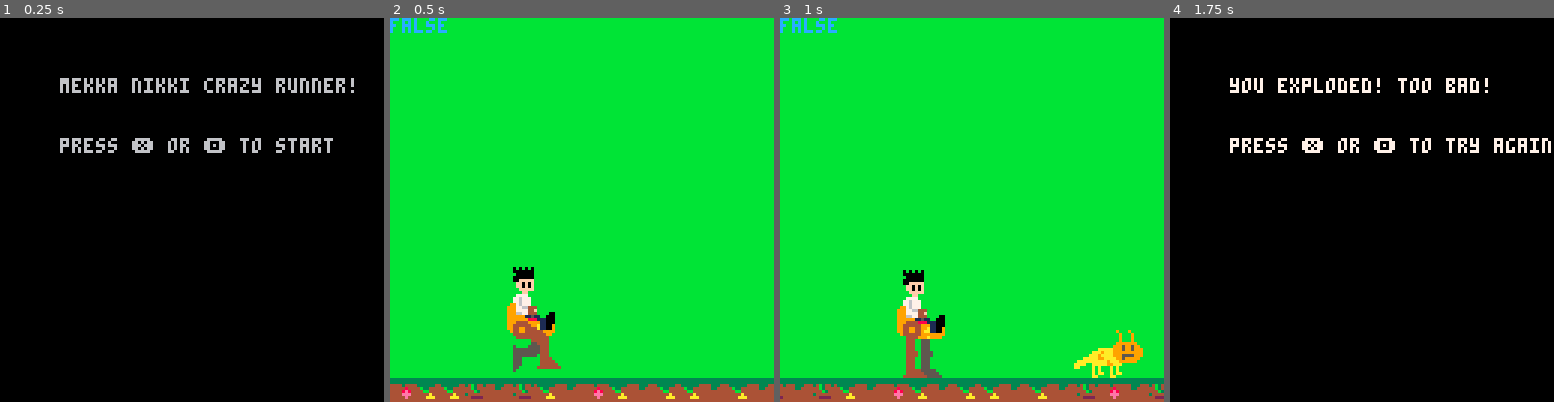
Above: before the commit, frames 1-4 (left to right).
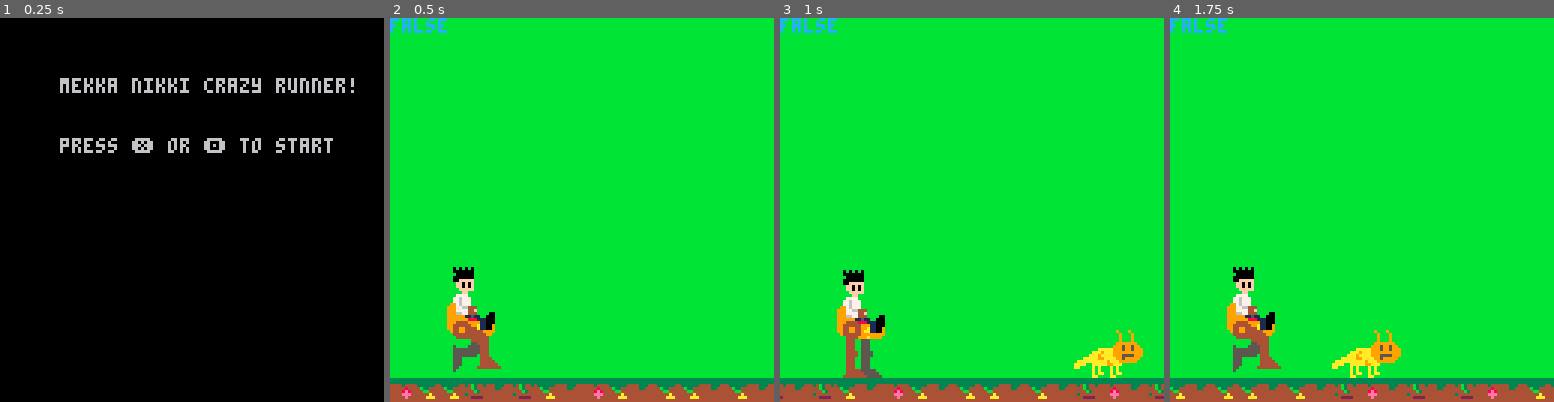
Above: after the commit, the same moments.

Repository: HingeAntoine/MekkaRunner
Game: PICO-8 cartridge mekkarunner.p8
Two runs of this game, one before a commit and one after it. Both use one fixed random seed, a clock stepped at 60 frames per second and the inputs below.
Inputs:
- Up to frame 1 (0.25 s): no input
- Up to frame 2 (0.5 s): tap X (X key) at 0.33 s
- Up to frame 3 (1 s): tap O (Z key) at 0.7 s
- Up to frame 4 (1.75 s): tap X (X key) at 1.07 s; hold Right from 1.6 s (still down); tap O (Z key) at 1.7 s

Frame 1 is identical in both runs. In frame 2, 3.8% of the frame differs, in the area x 14-45%, y 64-93%; in frame 3, 3.8%; in frame 4, 100%, in the area x 0-100%, y 0-100%.

Commit message:
Fixed restarting game and added bckgrnd graphics

Diff:
--- a/mekkarunner.p8
+++ b/mekkarunner.p8
@@ -15,7 +15,7 @@
 hound={64,{3,2}}
 nothing={0,{1,1}}
 
-xmac=40
+xmac=20
 ymac=100
 
 bck_len=20
@@ -125,6 +125,14 @@
  end
 
  foreach(cells,check)
+end
+
+function clear_map()
+ for i=0,19 do
+  for j=0,3 do
+   mset(i,j,0)
+  end
+ end
 end
 
 --*******************
@@ -289,6 +295,19 @@
  end
 
  if end_screen then
+  if is_coll then
+   xmac=20
+   ymac=100
+   is_launching=false
+   is_jumping=false
+   is_landing=false
+   clear_map()
+   obstacles={}
+   init_obst()
+   bckgrnd={}
+   init_bckgrnd()
+   is_coll=false
+  end
   if btnp(5) or btnp(4) then
    end_screen=false
   end
@@ -300,18 +319,16 @@
  check_collision()
  if is_coll then
   end_screen=true
-  init_bckgrnd()
-  init_obst()
-  return
- end
-
- if btn(0) then
-  xmac-=1
+  return
+ end
+
+ --[[if btn(0) then
+  --xmac-=1
  end
 
  if btn(1) then
-  xmac+=1
- end
+  --xmac+=1
+ end]]
 
  if btnp(2) and not is_jumping and not is_launching then
   is_launching=true
@@ -460,9 +477,9 @@
 0000000000000000000000000000000000000000000000000000000000000000000000000000000000000000000000000000000000000000000000000000000001010101010000000000000000000000010101010100000000000000000000000000000000000000000000000000000000000000000000000000000000000000
 0000000000000000000000000000000000000000000000000000000000000000000000000000000000000000000000000000000000000000000000000000000000000000000000000000000000000000000000000000000000000000000000000000000000000000000000000000000000000000000000000000000000000000
 __map__
-0000000000000000000000570000000000000000000000000000000000000000000000000000000000000000000000000000000000000000000000000000000000000000000000000000000000000000000000000000000000000000000000000000000000000000000000000000000000000000000000000000000000000000
-0000000000000000000000000000000000000000000000000000000000000000000000000000000000000000000000000000000000000000000000000000000000000000000000000000000000000000000000000000000000000000000000000000000000000000000000000000000000000000000000000000000000000000
-0000000000000000000000000000000000000000000000000000000000000000000000000000000000000000000000000000000000000000000000000000000000000000000000000000000000000000000000000000000000000000000000000000000000000000000000000000000000000000000000000000000000000000
+5758595a00000000000000570000000000000000000000000000000000000000000000000000000000000000000000000000000000000000000000000000000000000000000000000000000000000000000000000000000000000000000000000000000000000000000000000000000000000000000000000000000000000000
+6768696a00000000000000000000000000000000000000000000000000000000000000000000000000000000000000000000000000000000000000000000000000000000000000000000000000000000000000000000000000000000000000000000000000000000000000000000000000000000000000000000000000000000
+7778797a00000000000000000000000000000000000000000000000000000000000000000000000000000000000000000000000000000000000000000000000000000000000000000000000000000000000000000000000000000000000000000000000000000000000000000000000000000000000000000000000000000000
 8082838180820000000000000000000000000000000000000000000000000000000000000000000000000000000000000000000000000000000000000000000000000000000000000000000000000000000000000000000000000000000000000000000000000000000000000000000000000000000000000000000000000000
 0000000000000000000000000000000000000000000000000000000000000000000000000000000000000000000000000000000000000000000000000000000000000000000000000000000000000000000000000000000000000000000000000000000000000000000000000000000000000000000000000000000000000000
 0000000000000000000000000000000000000000000000000000000000000000000000000000000000000000000000000000000000000000000000000000000000000000000000000000000000000000000000000000000000000000000000000000000000000000000000000000000000000000000000000000000000000000
Not shown, changed: 32 lines of the sprite sheet (__gfx__) section of mekkarunner.p8
